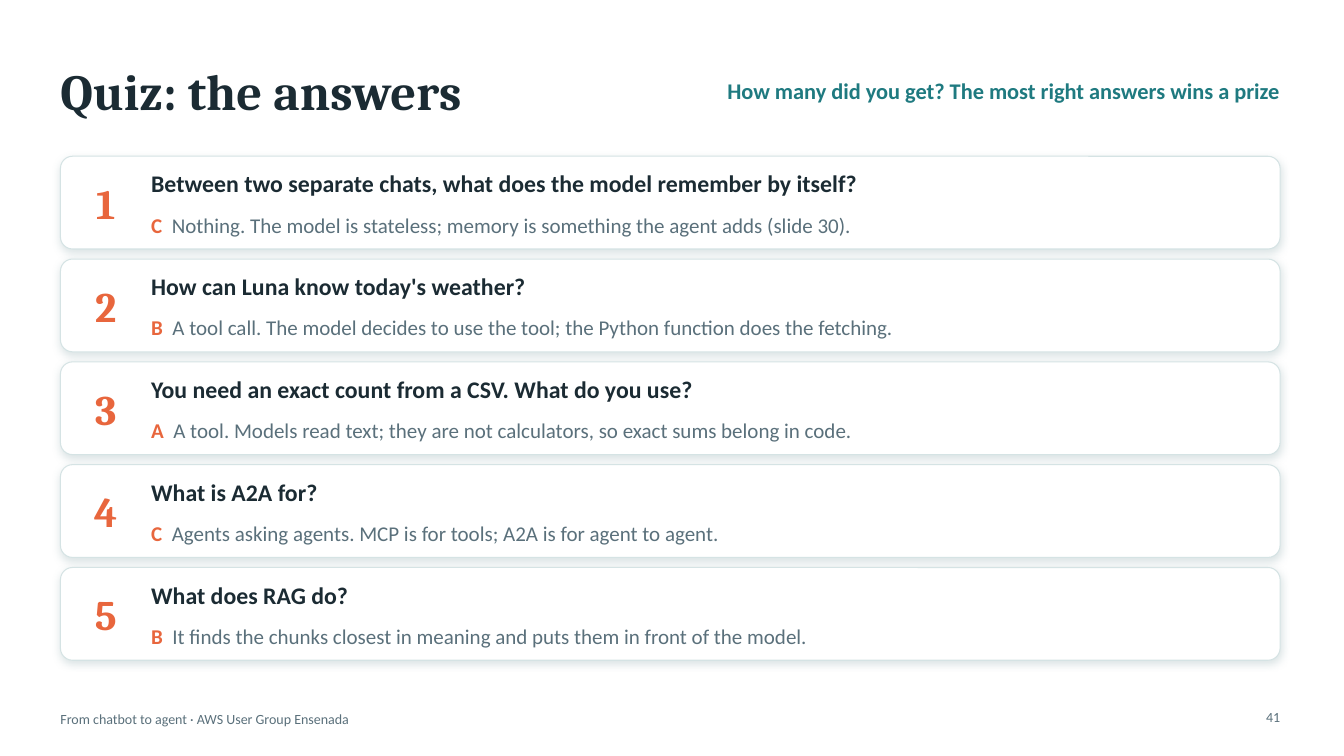
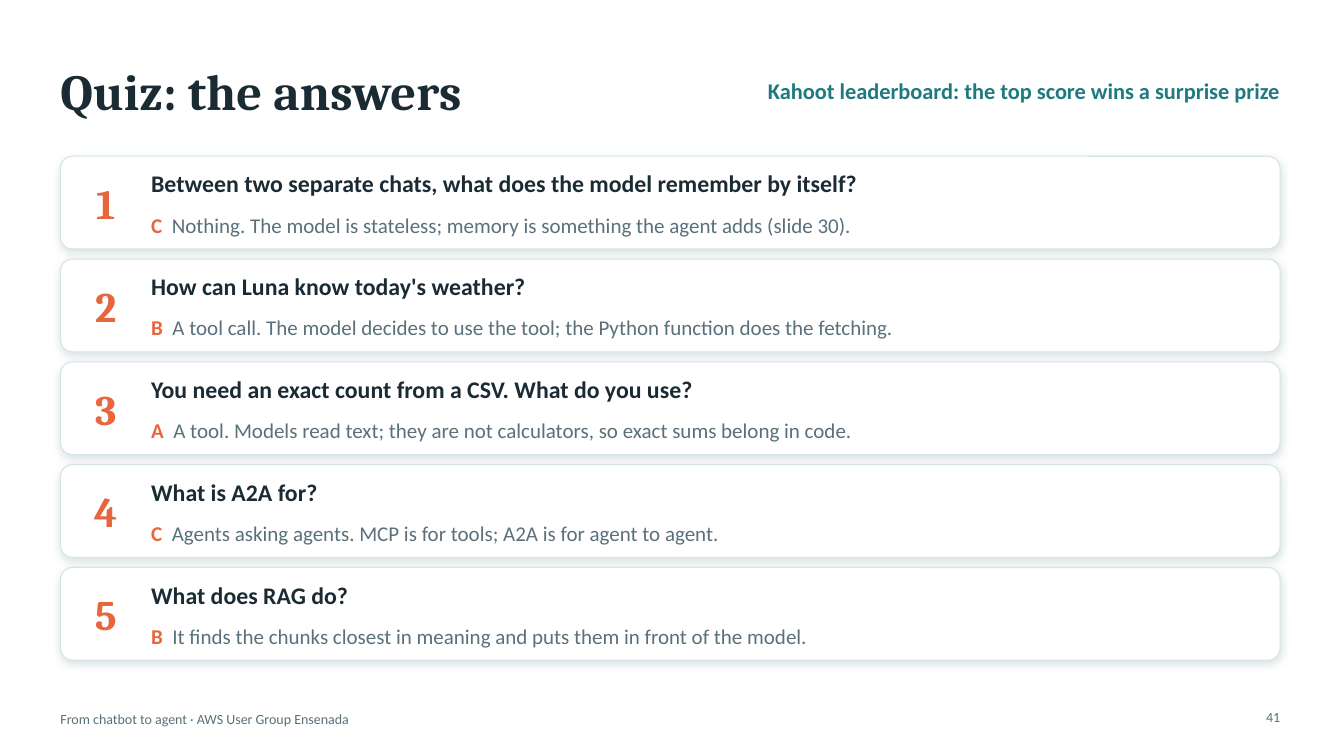
Before and after one commit to aws-ug-ensenada/claude-on-aws-ensenada, a slide deck: slide 41 of docs/slides/claude-on-aws-ensenada.pptx. Drawn at 1344x756 pixels with LibreOffice and Linux fonts; fonts in the diff are those of the drawing. Boxes give left, top, right and bottom in pixels: in the first picture for what was removed or moved away, otherwise in the second. Text is boxed around its words. In the diff, an @@ line names an element or a change of style, - is before the commit and + after.

```diff
--- a/docs/slides/claude-on-aws-ensenada.pptx
+++ b/docs/slides/claude-on-aws-ensenada.pptx
@@ text at box(768, 83, 1279, 103): text changed @@
-How many did you get? The most right answers wins a prize
+Kahoot leaderboard: the top score wins a surprise prize
```
Also in this commit, not shown: 1 other slide changed, 5 other files.
